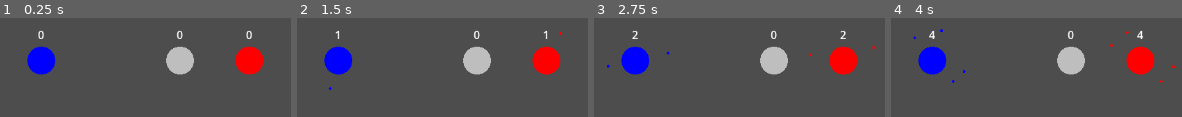
Above: before the commit, frames 1-4 (left to right).
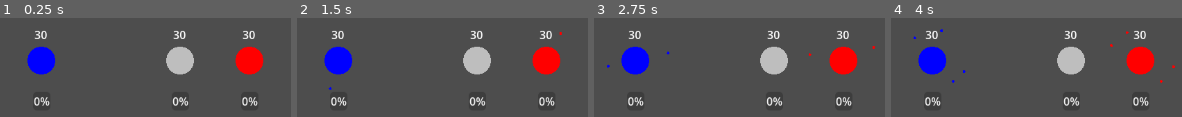
Above: after the commit, the same moments.

Repository: lenomirei/MyGame
Game: Godot game, scene res://game_manager.tscn
Two runs of this game, one before a commit and one after it. Both use one fixed random seed, a clock stepped at 60 frames per second and the inputs below.
Inputs (mouse positions are in pixels of both pictures, inside the frame that each line leads up to):
- Up to frame 1 (0.25 s): no input
- Up to frame 2 (1.5 s): tap Enter at 0.5 s; move the mouse to (337, 60) at 0.52 s; click (337, 60) at 0.67 s; tap Space at 1.25 s; move the mouse to (outside the picture) at 1.27 s; click (outside the picture) at 1.42 s
- Up to frame 3 (2.75 s): tap Enter at 2 s; move the mouse to (outside the picture) at 2.02 s; click (outside the picture) at 2.17 s
- Up to frame 4 (4 s): move the mouse to (outside the picture) at 2.77 s; click (outside the picture) at 2.92 s; move the mouse to (outside the picture) at 3.52 s; click (outside the picture) at 3.67 s

The runs differ from the first frame. In frame 1, 1.5% of the frame differs, in the area x 11-89%, y 13-89%; in frame 2, 1.5%; in frame 3, 1.5%; in frame 4, 1.5%.

Commit message:
[feat] Add capture progress.

Diff:
--- a/planet.gd
+++ b/planet.gd
@@ -8,12 +8,18 @@
 
 @export var master_faction: Faction = null
 @export var radius: float = 20.0
-@export var soldier_limit: int = 50
+@export var soldier_limit: int = 50:
+	set(value):
+		soldier_limit = value
+		$"Label".text = String.num_uint64(value)
+	get:
+		return soldier_limit
 @export var spawn_cd: float = 1.0
 var soldier_class: PackedScene
 var mouse_enter: bool = false
 var connecting: bool = false
 var id: int
+var soldiers_map: Dictionary[Faction, Array]
 
 # Called when the node enters the scene tree for the first time.
 func _ready() -> void:
@@ -46,11 +52,11 @@
 			soldier.queue_free()
 		else:
 			soldier.reparent(self.get_node(^"Soldiers"), true)
-			captured(soldier.master_faction)
+			_start_capture(soldier.master_faction)
 	else:
 		soldier.reparent(self.get_node(^"Soldiers"), true)
 
-	_update_label()
+	_update_soldiers_information()
 
 func _move_soldiers_to_target(target: Planet) -> void:
 	if target != null:
@@ -62,7 +68,7 @@
 			soldier = soldier as Soldier
 			soldier.reparent(get_parent(), true)
 			soldier._fly_to(target)
-			_update_label()
+			_update_soldiers_information()
 			#target._handle_attack_soldier(soldier, self)
 			pass
 
@@ -78,11 +84,9 @@
 		var mouse_position: Vector2 = get_local_mouse_position()
 		draw_line(Vector2.ZERO, mouse_position, master_faction.color, 5.0, true)
 
-
-
 func start_spawn() -> void:
 	if master_faction.state != Faction.State.NEUTRAL:
-		var spawn_timer: Timer = $"Timer"
+		var spawn_timer: Timer = $"SpwanTimer"
 		if spawn_timer.is_stopped():
 			spawn_timer.one_shot = false
 			spawn_timer.start(spawn_cd)
@@ -94,7 +98,7 @@
 		$"Soldiers".add_child(soldier)
 		soldier.position = Vector2(30, 30)
 		master_faction._soldier_change(1)
-		_update_label()
+		_update_soldiers_information()
 
 func _unhandled_input(event: InputEvent) -> void:
 	if event is InputEventMouseButton:
@@ -111,7 +115,13 @@
 			connecting = true
 			connecting_enter.emit()
 
-func captured(faction: Faction) -> void:
+func _start_capture(faction: Faction) -> void:
+	var capture_progress: ProgressBar = $"ProgressBar"
+	capture_progress.add_theme_color_override("font_color", faction.color)
+	_captured(faction)
+	pass
+
+func _captured(faction: Faction) -> void:
 	captured_by.emit(faction)
 	master_faction.max_soldier_count -= self.soldier_limit
 	faction.max_soldier_count += self.soldier_limit
@@ -132,5 +142,10 @@
 func _player_on_mouse_exited() -> void:
 	mouse_enter = false
 
-func _update_label() -> void:
-	$"Label".text = String.num_uint64($"Soldiers".get_child_count())
+# 需要实现soldier缓慢销毁后这个函数才有用
+func _update_soldiers_information() -> void:
+	for faction in soldiers_map:
+		var soldier_label: Label = Label.new()
+		soldier_label.text = String.num_uint64(soldiers_map[faction].size())
+		soldier_label.modulate = faction.color
+		$"SoldiersBox".add_child(soldier_label)
--- a/planet.tscn
+++ b/planet.tscn
@@ -7,15 +7,11 @@
 
 [node name="Planet" type="Area2D" unique_id=2022963055]
 script = ExtResource("1_1yy88")
-radius = null
-state = null
-max_soldier_count = null
-spawn_cd = null
 
 [node name="CollisionShape2D" type="CollisionShape2D" parent="." unique_id=201935307]
 shape = SubResource("CircleShape2D_qaopu")
 
-[node name="Timer" type="Timer" parent="." unique_id=32521122]
+[node name="SpwanTimer" type="Timer" parent="." unique_id=32521122]
 
 [node name="Soldiers" type="Node2D" parent="." unique_id=98623314]
 
@@ -27,4 +23,30 @@
 text = "0"
 horizontal_alignment = 1
 
-[connection signal="timeout" from="Timer" to="." method="_on_spawn_timer_timeout"]
+[node name="ProgressBar" type="ProgressBar" parent="." unique_id=1370383137]
+anchors_preset = 5
+anchor_left = 0.5
+anchor_right = 0.5
+offset_left = -12.5
+offset_top = 45.0
+offset_right = 12.5
+offset_bottom = 72.0
+grow_horizontal = 2
+step = 1.0
+
+[node name="SoldiersBox" type="HBoxContainer" parent="." unique_id=1134177096]
+anchors_preset = 7
+anchor_left = 0.5
+anchor_top = 1.0
+anchor_right = 0.5
+anchor_bottom = 1.0
+offset_left = -23.0
+offset_top = 26.0
+offset_right = 23.0
+offset_bottom = 46.0
+grow_horizontal = 2
+grow_vertical = 0
+
+[node name="CaptureTimer" type="Timer" parent="." unique_id=1051005178]
+
+[connection signal="timeout" from="SpwanTimer" to="." method="_on_spawn_timer_timeout"]
